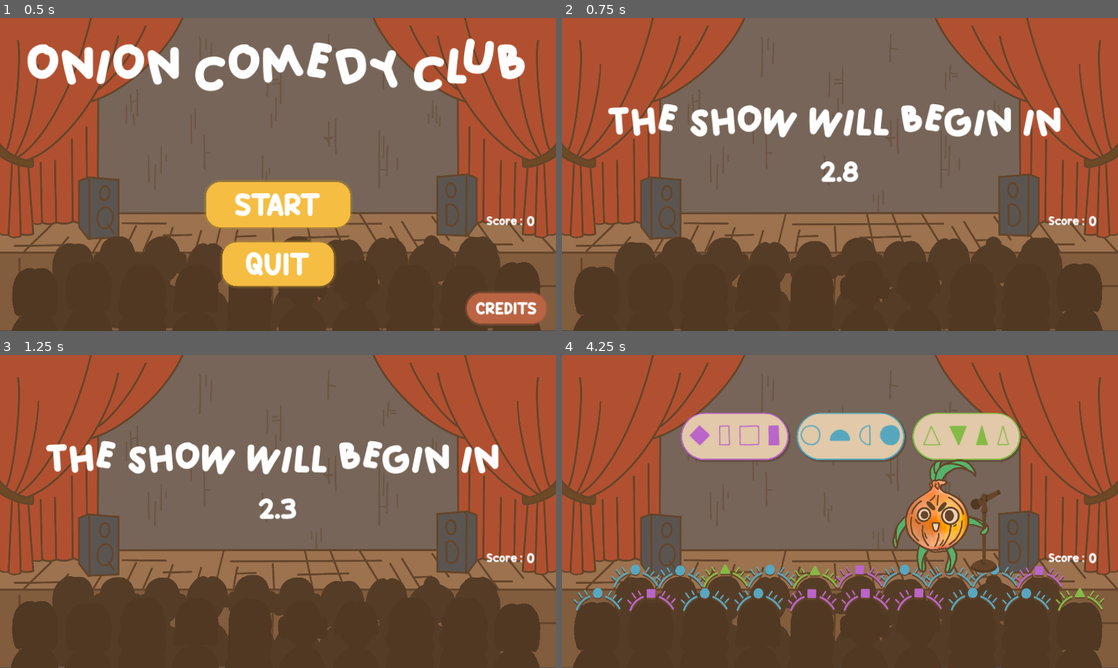
Above: before the commit, frames 1-4 (two rows, left to right).
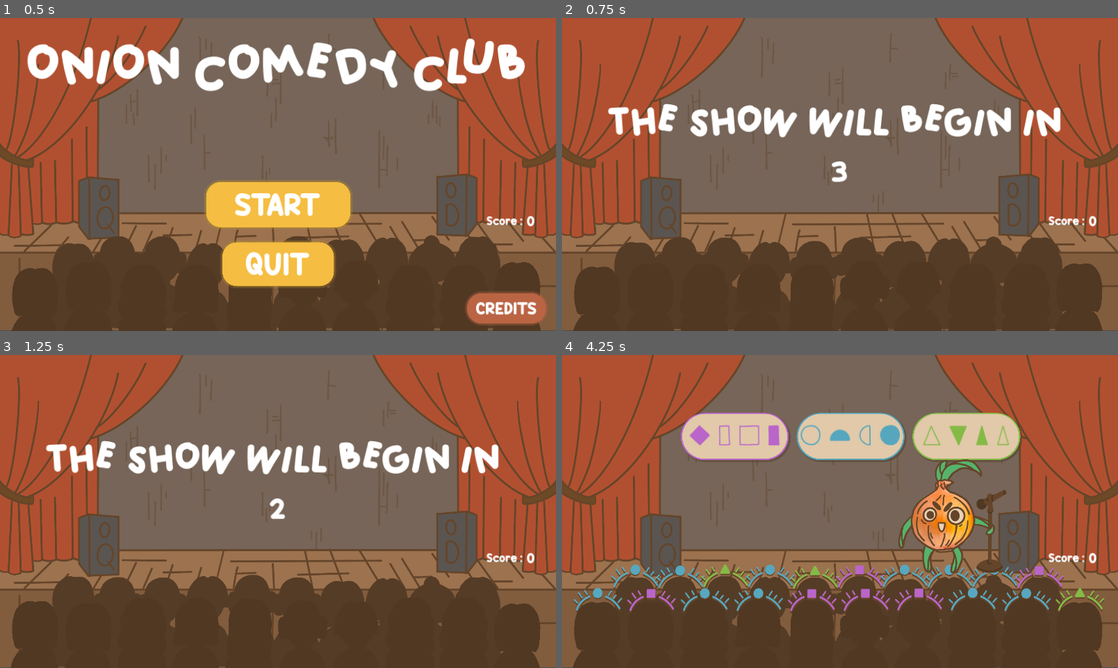
Above: after the commit, the same moments.

Repository: IridescenceFR/GlobalGameJam2024
Game: Godot game, scene res://Scenes/Main.tscn
Same seed, same stepped clock (60 frames per second), same inputs: the game is played once before the commit and once after it.
Inputs:
- Up to frame 1 (0.5 s): no input
- Up to frame 2 (0.75 s): click "START" at 0.5 s
- Up to frame 3 (1.25 s): no input
- Up to frame 4 (4.25 s): hold Right (move_right) 1.28-2.03 s; hold Left (move_left) 2.03-2.78 s; hold Right (move_right) from 2.78 s (still down)

Frame 1 is identical in both runs. In frame 2, 0.3% of the frame differs, in the area x 46-54%, y 45-53%; in frame 3, 0.3%; in frame 4, 2.8%, in the area x 59-80%, y 33-70%.

Commit message:
corrée ctif

Diff:
--- a/Scenes/Main.tscn
+++ b/Scenes/Main.tscn
@@ -29,14 +29,14 @@
 one_shot = true
 
 [node name="OutOfTimeTimer" type="Timer" parent="."]
-wait_time = 5.0
+wait_time = 4.0
 one_shot = true
 
 [node name="BreatheBetweenJokesTimer" type="Timer" parent="."]
 one_shot = true
 
 [node name="SpotlightTimer" type="Timer" parent="."]
-wait_time = 8.0
+wait_time = 4.1
 
 [node name="SpotlightScoreTimer" type="Timer" parent="."]
 
--- a/Scenes/onion.tscn
+++ b/Scenes/onion.tscn
@@ -31,7 +31,7 @@
 
 [sub_resource type="CapsuleShape2D" id="CapsuleShape2D_70wen"]
 radius = 56.0
-height = 224.0
+height = 216.0
 
 [node name="Onion" type="CharacterBody2D"]
 script = ExtResource("1_tsmbn")
--- a/projector.gd
+++ b/projector.gd
@@ -1,6 +1,6 @@
 extends Area2D
 
-var speed = 580
+var speed = 300
 var direction: Vector2
 var girouette: int = 2
 
--- a/projector.tscn
+++ b/projector.tscn
@@ -5,7 +5,7 @@
 [ext_resource type="Texture2D" uid="uid://d2udtksb0d3u" path="res://assets/Spotlight_coneback.png" id="3_rnykn"]
 
 [sub_resource type="RectangleShape2D" id="RectangleShape2D_xb1cs"]
-size = Vector2(50, 800)
+size = Vector2(222, 800)
 
 [node name="Projector" type="Area2D"]
 script = ExtResource("1_5fpg2")
@@ -13,16 +13,18 @@
 
 [node name="Sprite2D" type="Sprite2D" parent="."]
 z_index = 2
-position = Vector2(-1, 385)
+position = Vector2(-1, 307.25)
+scale = Vector2(1, 1.20327)
 texture = ExtResource("2_0m13w")
 
 [node name="CollisionShape2D" type="CollisionShape2D" parent="."]
-position = Vector2(0, 386.75)
+position = Vector2(6, 386.75)
 shape = SubResource("RectangleShape2D_xb1cs")
 
 [node name="SpotlightConeback" type="Sprite2D" parent="."]
 z_index = -1
-position = Vector2(-1, 385)
+position = Vector2(-3, 307.25)
+scale = Vector2(1, 1.20327)
 texture = ExtResource("3_rnykn")
 
 [connection signal="body_entered" from="." to="." method="_on_body_entered"]
--- a/scripts/HUD.gd
+++ b/scripts/HUD.gd
@@ -20,7 +20,7 @@
 	start_game.emit()
 
 func _process(delta):
-	$Countdown.text = str("%.1f" % $MessageTimer.time_left)
+	$Countdown.text = str("%.0f" % $MessageTimer.time_left)
 
 func _on_message_timer_timeout():
 	$Message.hide()
--- a/scripts/Main.gd
+++ b/scripts/Main.gd
@@ -154,13 +154,22 @@
 ################################################################################
 ### Promis je commente demain !!!
 
+
+func create_spotlight():
+	var spotlight = load("res://projector.tscn").instantiate()
+	spotlight.position = Vector2(960,0)
+	spotlight.connect_to_parent(self)
+	spotlight_child = spotlight
+	return spotlight
+
+
 func _on_spotlight_timer_timeout():
-	if combo > 8:
+	if combo > 4:
 		score += 300
-	print("+300", score)
+	print("+300 ", score)
 	$HUD.update_score(score)
-	if spotlight_child:
-		spotlight_child.queue_free()
+	if spotlight_child != null:
+		spotlight_child.free()
 	if round_number == 10:
 		game_over()
 	else:
@@ -171,11 +180,11 @@
 		$SpotlightScoreTimer.start()
 		combo += 1
 		if combo > 2:
-			score += 150
-			print("+150", score)
+			score += 200
+			print("+200 ", score)
 		else:
 			score += 100
-			print("+100", score)
+			print("+100 ", score)
 	$HUD.update_score(score)
 
 
@@ -188,11 +197,3 @@
 func _on_spotlight_outer():
 	under_spotlight = false
 	combo = 0
-
-
-func create_spotlight():
-	var spotlight = load("res://projector.tscn").instantiate()
-	spotlight.position = Vector2(960,0)
-	spotlight.connect_to_parent(self)
-	spotlight_child = spotlight
-	return spotlight
--- a/scripts/Onion.gd
+++ b/scripts/Onion.gd
@@ -1,6 +1,6 @@
 extends CharacterBody2D
 
-var speed = 550
+var speed = 580
 
 func _ready():
 	$AnimatedSprite2D.play()
--- a/test_onion_projo.tscn
+++ b/test_onion_projo.tscn
@@ -17,7 +17,7 @@
 position = Vector2(960, 550)
 
 [node name="SpotlightTimer" type="Timer" parent="."]
-wait_time = 10.0
+wait_time = 3.0
 one_shot = true
 
 [node name="SpotlightScoreTimer" type="Timer" parent="."]
Not shown: 1 places in Scenes/Main.tscn that only renumber resources
